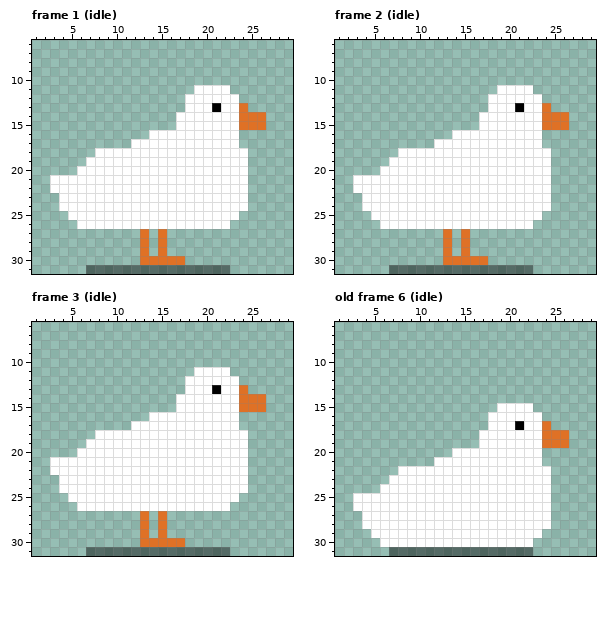
Pixel-art file -- DuckGame/Assets/models/chars/duck2/duckV2.aseprite. Above is the file before it was changed.
32x32 pixels, 18 frames. Shown: frame 1 (idle): x 1..29, y 6..31; frame 2 (idle): x 1..29, y 6..31; frame 3 (idle): x 1..29, y 6..31; old frame 6 (idle): x 1..29, y 6..31. The commit also changed other frames, which this record leaves out.
And afterwards:
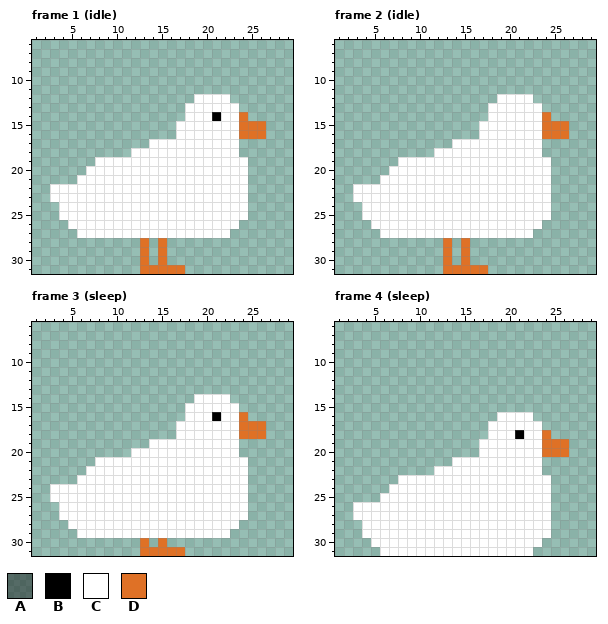
Palette (. is transparent): A #0000006f  B #000000  C #ffffff  D #df7126
A new or re-ordered frame is compared with the old frame closest to it.
From old to new:
frames re-ordered
Frame 1 (idle):
y 11: x 19..22 CCCC -> ....
y 12: x 18 C -> .; x 23 C -> .
y 13: x 21 B -> C; x 24 D -> .
y 14: x 17 C -> .; x 21 C -> B; x 25..26 DD -> ..
y 16: x 14..16 CCC -> ...; x 24..26 ... -> DDD
y 17: x 12..13 CC -> ..
y 18: x 8..11 CCCC -> ....; x 24 C -> .
y 19: x 7 C -> .
y 20: x 6 C -> .
y 21: x 3..5 CCC -> ...
y 23: x 3 . -> C
y 25: x 4 . -> C; x 24 . -> C
y 26: x 5 . -> C; x 23 . -> C
y 27: x 6..22 .......D.D....... -> CCCCCCCCCCCCCCCCC
y 30: x 14 D -> .; x 16..17 DD -> ..
y 31: x 7..22 AAAAAAAAAAAAAAAA -> ......DDDDD.....
Frame 2 (idle):
y 11: x 19..22 CCCC -> ....
y 12: x 18 C -> .; x 23 C -> .
y 13: x 21 B -> C; x 24 D -> .
y 14: x 17 C -> .; x 25..26 DD -> ..
y 16: x 14..16 CCC -> ...; x 24..26 ... -> DDD
y 17: x 12..13 CC -> ..
y 18: x 8..11 CCCC -> ....; x 24 C -> .
y 19: x 7 C -> .
y 20: x 6 C -> .
y 21: x 3..5 CCC -> ...
y 23: x 3 . -> C
y 25: x 4 . -> C; x 24 . -> C
y 26: x 5 . -> C; x 23 . -> C
y 27: x 6..22 .......D.D....... -> CCCCCCCCCCCCCCCCC
y 30: x 14 D -> .; x 16..17 DD -> ..
y 31: x 7..22 AAAAAAAAAAAAAAAA -> ......DDDDD.....
Frame 3 (sleep):
y 11: x 19..22 CCCC -> ....
y 12: x 18..23 CCCCCC -> ......
y 13: x 18..24 CCCBCCD -> .......
y 14: x 17..18 CC -> ..; x 23..26 CDDD -> ....
y 15: x 17 C -> .; x 24..26 DDD -> ...
y 16: x 14..17 CCCC -> ....; x 21 C -> B; x 24 . -> D
y 17: x 12..16 CCCCC -> .....; x 24..26 ... -> DDD
y 18: x 8..16 CCCCCCCCC -> .........; x 24..26 C.. -> DDD
y 19: x 7..13 CCCCCCC -> .......; x 24 C -> .
y 20: x 6..11 CCCCCC -> ......; x 24 C -> .
y 21: x 3..7 CCCCC -> .....
y 22: x 3..6 CCCC -> ....
y 23: x 4..5 CC -> ..
y 24: x 3 . -> C
y 25: x 3..4 .. -> CC; x 24 . -> C
y 26: x 4..5 .. -> CC; x 23..24 .. -> CC
y 27: x 4..24 .........D.D......... -> CCCCCCCCCCCCCCCCCCCCC
y 28: x 5..23 ........D.D........ -> CCCCCCCCCCCCCCCCCCC
y 29: x 6..22 .......D.D....... -> CCCCCCCCCCCCCCCCC
y 30: x 14 D -> .; x 16..17 DD -> ..
y 31: x 7..22 AAAAAAAAAAAAAAAA -> ......DDDDD.....
Frame 4 (sleep) against old frame 6 (idle):
y 15: x 19..22 CCCC -> ....
y 16: x 18 C -> .; x 23 C -> .
y 17: x 21 B -> C; x 24 D -> .
y 18: x 17 C -> .; x 21 C -> B; x 25..26 DD -> ..
y 20: x 14..16 CCC -> ...; x 24..26 ... -> DDD
y 21: x 12..13 CC -> ..
y 22: x 8..11 CCCC -> ....; x 24 C -> .
y 23: x 7 C -> .
y 24: x 6 C -> .
y 25: x 3..5 CCC -> ...
y 27: x 3 . -> C
y 29: x 4 . -> C; x 24 . -> C
y 30: x 5 . -> C; x 23 . -> C
y 31: x 6..22 .AAAAAAAAAAAAAAAA -> CCCCCCCCCCCCCCCCC
Pixel boxes of the changes (left, top, right, bottom) in both pictures:
changed: (50, 85, 266, 274)
changed: (353, 85, 569, 274)
changed: (50, 367, 266, 556)
changed: (353, 403, 569, 556)
